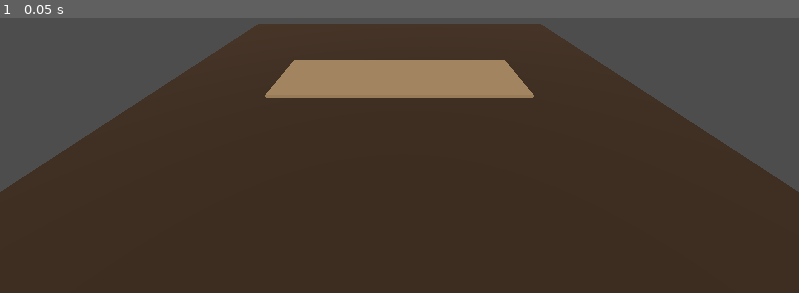
Above: before the commit, frame 1.
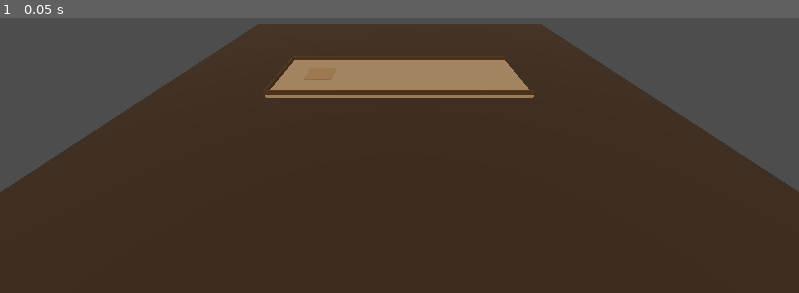
Above: after the commit, the same moment.

Repository: Bdlvdlp/multigames
Game: Godot game, scene res://jeux/palet_breton/scenes/bar_palet.tscn
Two runs of this game, one before a commit and one after it. Both use one fixed random seed, a clock stepped at 60 frames per second and the inputs below. Before the commit the project has no main scene; this scene is started directly in both runs.
Inputs:
- Up to frame 1 (0.05 s): no input

The runs differ from the first frame. In frame 1, 0.7% of the frame differs, in the area x 1-100%, y 2-63%.

Commit message:
feat(palet-breton): structure de dossiers, scène 3D de base, sol du bar + piste + planche + bordure + caméra et limière

Diff:
--- a/jeux/palet_breton/scenes/bar_palet.tscn
+++ b/jeux/palet_breton/scenes/bar_palet.tscn
@@ -21,6 +21,27 @@
 [sub_resource type="BoxShape3D" id="BoxShape3D_kwe0p"]
 size = Vector3(4.5, 0.05, 1.5)
 
+[sub_resource type="StandardMaterial3D" id="StandardMaterial3D_eh0jp"]
+albedo_color = Color(0.39607844, 0.2627451, 0.12941177, 1)
+
+[sub_resource type="BoxMesh" id="BoxMesh_e5u37"]
+material = SubResource("StandardMaterial3D_eh0jp")
+size = Vector3(4.5, 0.08, 0.03)
+
+[sub_resource type="StandardMaterial3D" id="StandardMaterial3D_h1y1r"]
+albedo_color = Color(0.39607844, 0.2627451, 0.12941177, 1)
+
+[sub_resource type="BoxMesh" id="BoxMesh_kwe0p"]
+material = SubResource("StandardMaterial3D_h1y1r")
+size = Vector3(0.03, 0.08, 1.5)
+
+[sub_resource type="StandardMaterial3D" id="StandardMaterial3D_qy6ea"]
+albedo_color = Color(0.75686276, 0.6039216, 0.41960785, 1)
+
+[sub_resource type="BoxMesh" id="BoxMesh_c88pa"]
+material = SubResource("StandardMaterial3D_qy6ea")
+size = Vector3(0.5, 0.02, 0.5)
+
 [node name="BarPalet" type="Node3D"]
 
 [node name="Camera3D" type="Camera3D" parent="."]
@@ -34,10 +55,13 @@
 [node name="SolBar" type="StaticBody3D" parent="."]
 
 [node name="MeshInstance3D" type="MeshInstance3D" parent="SolBar"]
+transform = Transform3D(1, 0, 0, 0, 1, 0, 0, 0, 1, 0.0045490265, 0, 0.0045490265)
 mesh = SubResource("BoxMesh_eh0jp")
+metadata/_edit_lock_ = true
 
 [node name="CollisionShape3D" type="CollisionShape3D" parent="SolBar"]
 shape = SubResource("BoxShape3D_e5u37")
+metadata/_edit_lock_ = true
 
 [node name="PistePalet" type="Node3D" parent="."]
 transform = Transform3D(1, 0, 0, 0, 1, 0, 0, 0, 1, 0, 0.5, 0)
@@ -46,6 +70,34 @@
 
 [node name="MeshInstance3D" type="MeshInstance3D" parent="PistePalet/StaticBody3D"]
 mesh = SubResource("BoxMesh_h1y1r")
+metadata/_edit_lock_ = true
 
 [node name="CollisionShape3D" type="CollisionShape3D" parent="PistePalet/StaticBody3D"]
 shape = SubResource("BoxShape3D_kwe0p")
+metadata/_edit_lock_ = true
+
+[node name="Bordure1" type="MeshInstance3D" parent="PistePalet"]
+transform = Transform3D(1, 0, 0, 0, 1, 0, 0, 0, 1, 0, 0.065, 0.7358238)
+mesh = SubResource("BoxMesh_e5u37")
+
+[node name="Bordure2" type="MeshInstance3D" parent="PistePalet"]
+transform = Transform3D(1, 0, 0, 0, 1, 0, 0, 0, 1, -9.781495e-05, 0.065, -0.7396469)
+mesh = SubResource("BoxMesh_e5u37")
+skeleton = NodePath("../Bordure1")
+
+[node name="Bordure3" type="MeshInstance3D" parent="PistePalet"]
+transform = Transform3D(1, 0, 0, 0, 1, 0, 0, 0, 1, -2.254, 0.065, 0)
+mesh = SubResource("BoxMesh_kwe0p")
+
+[node name="Planche" type="Node3D" parent="PistePalet"]
+transform = Transform3D(1, 0, 0, 0, 1, 0, 0, 0, 1, 2.2, 0.05, 0)
+
+[node name="PlateauPlanche" type="StaticBody3D" parent="PistePalet/Planche"]
+
+[node name="MeshInstance3D" type="MeshInstance3D" parent="PistePalet/Planche/PlateauPlanche"]
+transform = Transform3D(1, 0, 0, 0, 1, 0, 0, 0, 1, -3.7, 0.01, 0)
+mesh = SubResource("BoxMesh_c88pa")
+metadata/_edit_lock_ = true
+
+[node name="CollisionShape3D" type="CollisionShape3D" parent="PistePalet/Planche/PlateauPlanche"]
+metadata/_edit_lock_ = true
--- /dev/null
+++ b/jeux/palet_breton/scenes/palet.tscn
@@ -0,0 +1,3 @@
+[gd_scene format=3 uid="uid://bsfyxu5jaf4se"]
+
+[node name="Palet" type="RigidBody3D"]
--- a/project.godot
+++ b/project.godot
@@ -11,5 +11,6 @@
 [application]
 
 config/name="MultiGame"
+run/main_scene="uid://cccww3c0g30wn"
 config/features=PackedStringArray("4.5", "Forward Plus")
 config/icon="res://icon.svg"
Not shown: 1 places in jeux/palet_breton/scenes/bar_palet.tscn that only renumber resources
